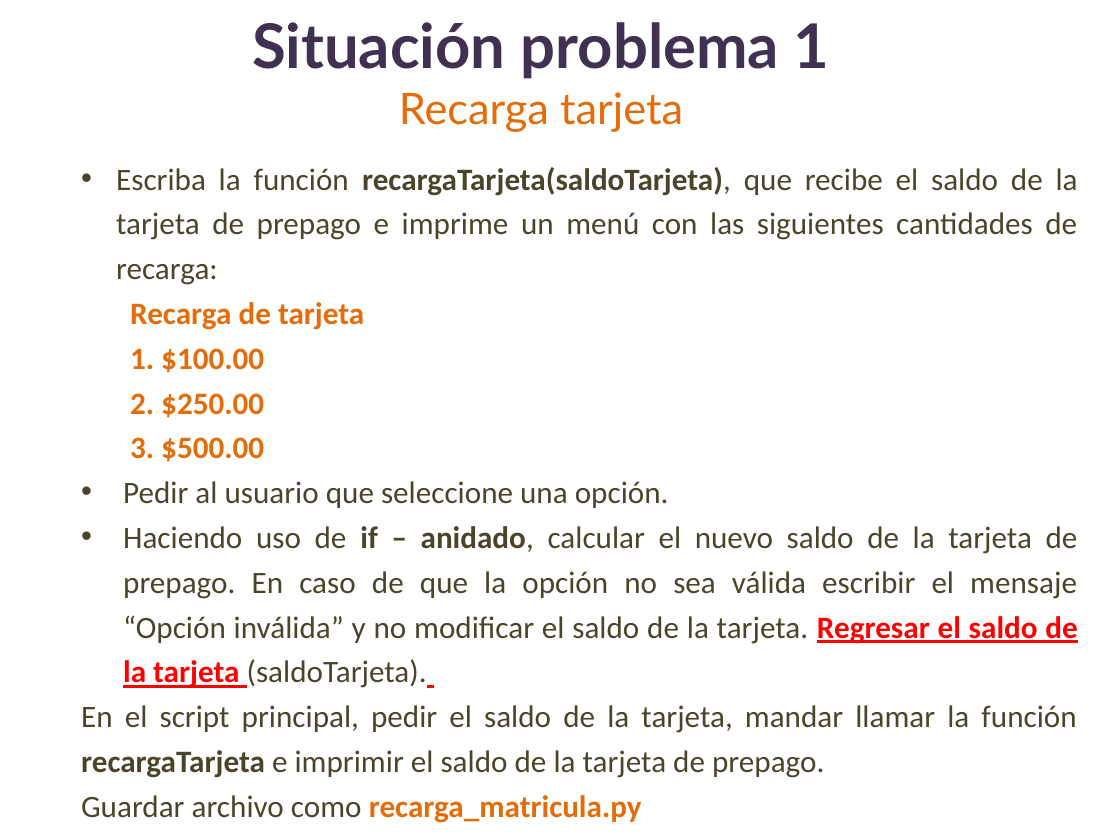
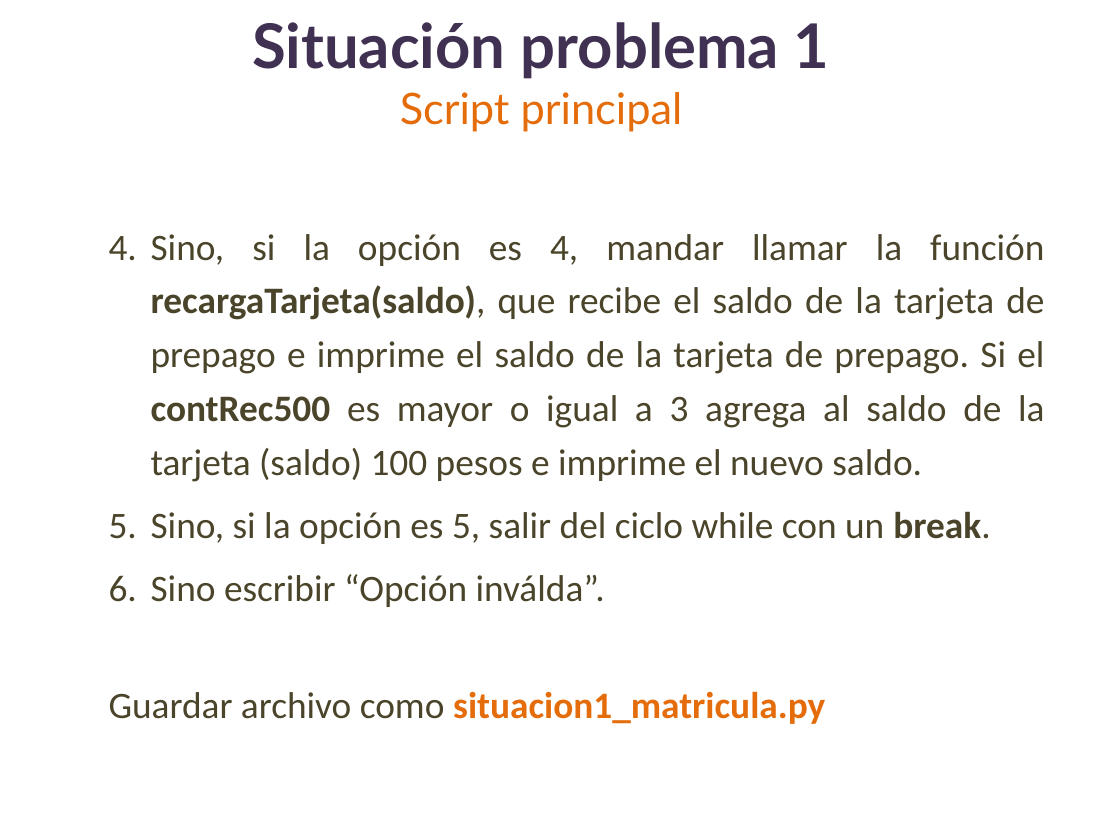
Before and after one commit to lizetheP/PensamientoC, a slide deck: slide 10 of Calendario2019/Presentaciones/Semana3/SITUACION1_Ciclos.pptx (slide 19 before the commit). Drawn at 1120x840 pixels with LibreOffice and Linux fonts; fonts in the diff are those of the drawing. Boxes give left, top, right and bottom in pixels: in the first picture for what was removed or moved away, otherwise in the second. Text is boxed around its words. In the diff, an @@ line names an element or a change of style, - is before the commit and + after.

```diff
--- a/Calendario2019/Presentaciones/Semana3/SITUACION1_Ciclos.pptx
+++ b/Calendario2019/Presentaciones/Semana3/SITUACION1_Ciclos.pptx
@@ title at (252, 22, 830, 132): text changed @@
-Situación problema 1
-Recarga tarjeta
+Situación problema 1
+Script principal
@@ text at (109, 234, 1044, 724): text changed; size 20 to 24 pt @@
-  • Escriba la función recargaTarjeta(saldoTarjeta), que recibe el saldo de la tarjeta de prepago e imprime un menú con las siguientes cantidades de recarga:
-    Recarga de tarjeta
-    1. $100.00
-    2. $250.00
-    3. $500.00
-  • Pedir al usuario que seleccione una opción.
-  • Haciendo uso de if – anidado, calcular el nuevo saldo de la tarjeta de prepago. En caso de que la opción no sea válida escribir el mensaje “Opción inválida” y no modificar el saldo de la tarjeta. Regresar el saldo de la tarjeta (saldoTarjeta).
-  En el script principal, pedir el saldo de la tarjeta, mandar llamar la función recargaTarjeta e imprimir el saldo de la tarjeta de prepago.
-  Guardar archivo como recarga_matricula.py
+  4. Sino, si la opción es 4, mandar llamar la función recargaTarjeta(saldo), que recibe el saldo de la tarjeta de prepago e imprime el saldo de la tarjeta de prepago. Si el contRec500 es mayor o igual a 3 agrega al saldo de la tarjeta (saldo) 100 pesos e imprime el nuevo saldo.
+  5. Sino, si la opción es 5, salir del ciclo while con un break.
+  6. Sino escribir “Opción inválda”.
+  Guardar archivo como situacion1_matricula.py
```
Also in this commit, not shown: 3 other slides changed, 4 slides added, 14 slides removed, 6 other files.
